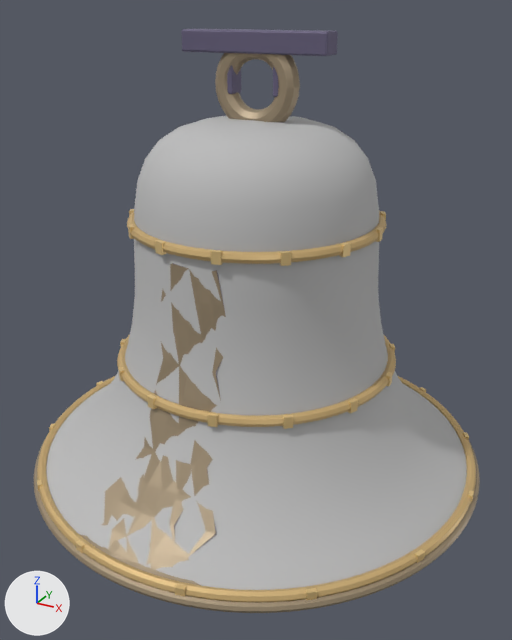
The FBX model unity/Assets/LastBell/Areas/Area4/Models/Bell/Bell.fbx: old version first, new version second.
Camera for both pictures: a 50 mm lens placed at (7.6, -13.84, 10.47), pointed at (0.03, -0.08, 3.59). Every picture has the same lights, and +X, +Y and +Z are marked at lower left. The older version comes first. Where no turn or scale is listed for an object, it has been applied to the vertices.

Names of what the first picture shows: 'Bell_Body', 'Bell_Parts', 'Bell_Shard', 'Bell_Shard2'.
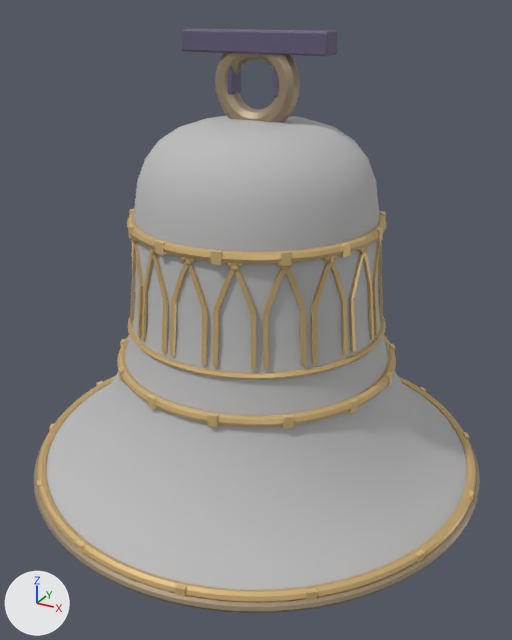
Where the change shows, as pixel boxes [x1, y1, x2, y2] in the pictures (512 x 640 px):
'Bell_Shard', reshaped (not visible afterwards)
    before: [79, 263, 226, 585]
'Bell_Shard2', reshaped (not visible afterwards)
    before: [103, 455, 191, 572]
part 2 of me_bell_parts, added (beige)
    after: [128, 238, 386, 380]

Patch to the scene script:
```diff
--- a/unity/Assets/LastBell/Areas/Area4/Models/Bell/Bell.fbx.py
+++ b/unity/Assets/LastBell/Areas/Area4/Models/Bell/Bell.fbx.py
@@ mat_patina @@
+mat_patina = principled_material('Patina')
+mat_patina.base_color = (0.5, 0.5, 0.5)  # grey #bcbcbc
+mat_patina.roughness = 0.8
@@ me_bell_shard2 @@
 # used by ob_bell_shard2; location = (0.0, 0.0, 0.0)
-me_bell_shard2.from_pydata(...)  # 140 vertices, 138 faces; spans x -0.87..0.88, y -5.51..-3.38, z -0.15..1.77
+me_bell_shard2.from_pydata(...)  # 1613 vertices, 1527 faces; spans x -2.55..2.52, y -0.72..1.11, z -2.6..2.1
+# me_bell_shard2 part 1: 140 vertices removed from x -0.87..0.88, y -5.51..-3.38, z -0.15..1.77
+# other edits to the shape of me_bell_shard2 do not show in these pictures
 me_bell_shard2.materials.append(mat_bronze)
 me_bell_shard2.materials.append(mat_iron)
+me_bell_shard2.materials.append(mat_patina)  # grey #bcbcbc
+me_bell_shard2.materials.append(mat_brass)  # beige #d4b57c
@@ me_bell_shard @@
 # used by ob_bell_shard; location = (0.0, 0.0, 0.0)
-me_bell_shard.from_pydata(...)  # 336 vertices, 334 faces; spans x -1.72..1.72, y -5.55..-2.43, z -0.17..5.79
+me_bell_shard.from_pydata(...)  # 2409 vertices, 2283 faces; spans x -3.3..3.31, y -1.23..1.51, z -3.17..2.13
+# me_bell_shard part 3: 336 vertices removed from x -1.72..1.72, y -5.55..-2.43, z -0.17..5.79
+# other edits to the shape of me_bell_shard do not show in these pictures
 me_bell_shard.materials.append(mat_bronze)
 me_bell_shard.materials.append(mat_iron)
+me_bell_shard.materials.append(mat_patina)  # grey #bcbcbc
+me_bell_shard.materials.append(mat_brass)  # beige #d4b57c
@@ me_bell_parts @@
 # used by ob_bell_parts; location = (0.0, 0.0, 0.0)
-me_bell_parts.from_pydata(...)  # 5578 vertices, 5435 faces; spans x -5.63..5.63, y -5.63..5.3, z -0.14..10.06
+me_bell_parts.from_pydata(...)  # 8707 vertices, 8258 faces; spans x -5.63..5.63, y -5.63..5.3, z -0.14..10.06
+# me_bell_parts part 2: 2969 vertices added at x -3.08..3.08, y -3.08..2.66, z 3.56..6.19
+# other edits to the shape of me_bell_parts do not show in these pictures
 me_bell_parts.materials.append(mat_bronze)
```
